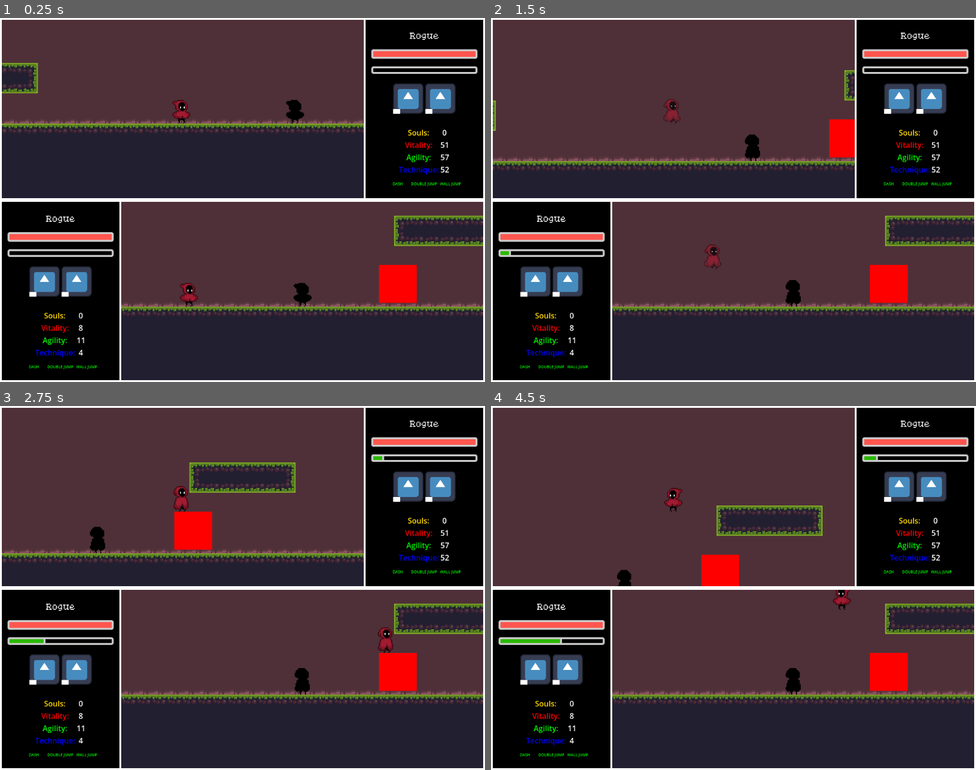
Above: before the commit, frames 1-4 (two rows, left to right).
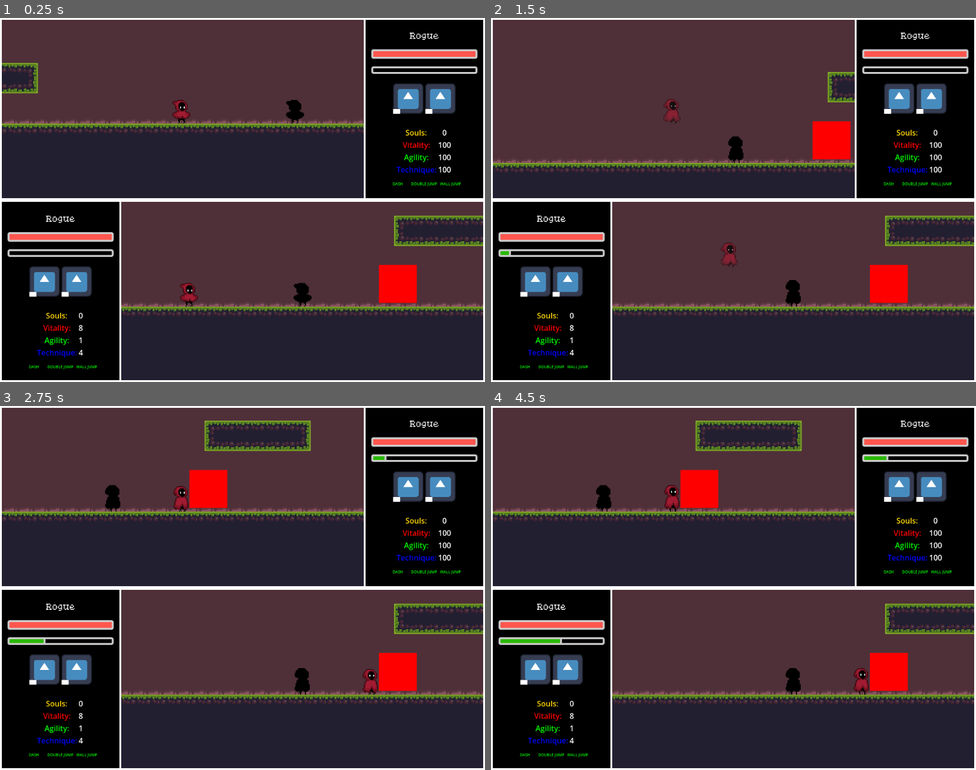
Above: after the commit, the same moments.

Repository: nu-hazd/twoPlayerMetvania
Game: Godot game, scene res://main.tscn
The game is run twice, just before and just after one commit, with the same random seed, the same clock (stepped at 60 frames per second) and the same inputs. The engine's default icon, where the game draws it, is replaced by a stand-in: a white triangle on a blue panel in a dark square.
Inputs:
- Up to frame 1 (0.25 s): no input
- Up to frame 2 (1.5 s): tap S (p1_d) at 0.6 s; tap Space (p1_jump) at 0.77, 1.07 s; tap Shift (p1_dash) at 0.8, 1.35 s
- Up to frame 3 (2.75 s): tap Space (p1_jump) at 1.52, 1.82 s; tap A (p1_l) at 1.55, 2.1 s; tap D (p1_r) at 2.3 s
- Up to frame 4 (4.5 s): tap D (p1_r) at 2.85 s; tap Space (p1_jump) at 3.02, 3.32, 3.77, 4.07 s; tap W (p1_u) at 3.05, 3.6 s; tap C (p1_w1) at 3.8, 4.35 s

The runs differ from the first frame. In frame 1, 0.7% of the frame differs, in the area x 7-93%, y 30-94%; in frame 2, 4.3%; in frame 3, 14%; in frame 4, 19%, in the area x 0-93%, y 4-94%.

Commit message:
alpha 1.1
-Reduced base player movement speed and jump power.
-Slightly increased air friction.
-Increased stamina cost for actions.
-Dash velocity scales with AGILITY.
-Dash jump cancel requires double jump and consumes it.
-Dash jump cancel speed scales with AGILITY.
-Reduced amount of bonus JUMP_POWER gained from AGILITY.
-Reduced amount of bonus MOVEMENT_SPEED gained from AGILITY.
-Wall jump scales with AGILITY.

Diff:
--- a/Resources/PlayerStatScalingCurves/groundSpeedScaling.tres
+++ b/Resources/PlayerStatScalingCurves/groundSpeedScaling.tres
@@ -1,6 +1,6 @@
 [gd_resource type="Curve" format=3 uid="uid://brodjqy8aescu"]
 
 [resource]
-_limits = [0.0, 200.0, 1.0, 100.0]
-_data = [Vector2(1, 9), 0.0, 0.0, 0, 0, Vector2(26, 92), 0.0, 0.0, 0, 0, Vector2(77, 155.056), 0.0, 0.0, 0, 0, Vector2(100, 200), 0.0, 0.0, 0, 0]
-point_count = 4
+_limits = [0.0, 150.0, 1.0, 100.0]
+_data = [Vector2(1, 9), 0.0, 0.0, 0, 0, Vector2(32, 46), 0.0, 0.0, 0, 0, Vector2(61, 109), 0.0, 0.0, 0, 0, Vector2(81, 125), 0.0, 0.0, 0, 0, Vector2(100, 150), 0.0, 0.0, 0, 0]
+point_count = 5
--- a/Resources/PlayerStatScalingCurves/jumpPowerScaling.tres
+++ b/Resources/PlayerStatScalingCurves/jumpPowerScaling.tres
@@ -1,6 +1,6 @@
 [gd_resource type="Curve" format=3 uid="uid://buo3rdnk7j12n"]
 
 [resource]
-_limits = [0.0, 150.0, 1.0, 100.0]
-_data = [Vector2(1, 0), 0.0, 0.0, 0, 0, Vector2(100, 150), 0.0, 0.0, 0, 0]
+_limits = [0.0, 100.0, 1.0, 100.0]
+_data = [Vector2(1, 0), 0.0, 0.0, 0, 0, Vector2(100, 100), 0.0, 0.0, 0, 0]
 point_count = 2
--- a/Resources/Scripts/playerControl.gd
+++ b/Resources/Scripts/playerControl.gd
@@ -1,5 +1,10 @@
 extends Resource
 class_name PlayerControls
-
-@export var playerIndex : int = 0
-@export var playerInputArray : Array[String] = ["p1_l", "p1_r", "p1_d", "p1_jump", "p1_dash","p1_u","p1_w1","p1_w2"]
+@export var left : String = "p1_l"
+@export var right : String = "p1_r"
+@export var up : String = "p1_u"
+@export var down : String = "p1_d"
+@export var jump : String = "p1_jump"
+@export var dash : String = "p1_dash"
+@export var useWeapon1 : String = "p1_w1"
+@export var useWeapon2 : String = "p1_w2"
--- a/Resources/playerTwo.tres
+++ b/Resources/playerTwo.tres
@@ -4,6 +4,12 @@
 
 [resource]
 script = ExtResource("1_avasd")
-playerIndex = 1
-playerInputArray = Array[String](["p2_l", "p2_r", "p2_d", "p2_jump", "p2_dash", "p2_u", "p2_w1", "p2_w2"])
+left = "p2_l"
+right = "p2_r"
+up = "p2_u"
+down = "p2_d"
+jump = "p2_jump"
+dash = "p2_dash"
+useWeapon1 = "p2_w1"
+useWeapon2 = "p2_w2"
 metadata/_custom_type_script = "uid://bqrcr15qrwwoq"
--- a/Scenes/Entities/player.tscn
+++ b/Scenes/Entities/player.tscn
@@ -14,91 +14,12 @@
 [ext_resource type="Curve" uid="uid://buo3rdnk7j12n" path="res://Resources/PlayerStatScalingCurves/jumpPowerScaling.tres" id="8_fs7ks"]
 [ext_resource type="Curve" uid="uid://5g7gutyi2v2o" path="res://Resources/PlayerStatScalingCurves/dashCooldownScaling.tres" id="9_l6n3p"]
 [ext_resource type="Script" uid="uid://dpt8w24d4nlvq" path="res://Scripts/Weapon/weaponArmory.gd" id="11_fd4e3"]
-[ext_resource type="Script" uid="uid://ii0bss66x0y0" path="res://Scripts/Weapon/Melee/meleeWeapon.gd" id="12_p6fni"]
-[ext_resource type="Resource" uid="uid://csjnxueqvb47c" path="res://Resources/Weapon/WeaponInformation/starterSword.tres" id="13_w4uu0"]
-[ext_resource type="Texture2D" uid="uid://c4qaf53q88fkw" path="res://Assets/Weapons/SWORDS.png" id="14_abjg5"]
-[ext_resource type="PackedScene" uid="uid://cq2kowi47pv6l" path="res://Scenes/Weapons/weaponHitbox.tscn" id="15_e8wcv"]
+[ext_resource type="PackedScene" uid="uid://3kpmf5gmmdmf" path="res://Scenes/Weapons/MeleeWeapons/meleeWeaponTemplate.tscn" id="12_udx2w"]
 [ext_resource type="Script" uid="uid://cu0j8gkydkhou" path="res://Scripts/PlayerStates/wallSlide.gd" id="15_fd4e3"]
 [ext_resource type="Script" uid="uid://c7mbab3osw4ln" path="res://Scripts/PlayerStates/dash.gd" id="15_h4iuc"]
 
 [sub_resource type="RectangleShape2D" id="RectangleShape2D_6t5aa"]
 size = Vector2(18, 28)
-
-[sub_resource type="Animation" id="Animation_ytp0h"]
-length = 0.001
-tracks/0/type = "value"
-tracks/0/imported = false
-tracks/0/enabled = true
-tracks/0/path = NodePath("rotationPivot:rotation")
-tracks/0/interp = 1
-tracks/0/loop_wrap = true
-tracks/0/keys = {
-"times": PackedFloat32Array(0),
-"transitions": PackedFloat32Array(1),
-"update": 0,
-"values": [-0.32357672]
-}
-tracks/1/type = "value"
-tracks/1/imported = false
-tracks/1/enabled = true
-tracks/1/path = NodePath("rotationPivot/hitboxes/0:monitoring")
-tracks/1/interp = 1
-tracks/1/loop_wrap = true
-tracks/1/keys = {
-"times": PackedFloat32Array(0),
-"transitions": PackedFloat32Array(1),
-"update": 1,
-"values": [true]
-}
-
-[sub_resource type="Animation" id="Animation_rhve7"]
-resource_name = "attack"
-length = 0.3
-step = 0.1
-tracks/0/type = "value"
-tracks/0/imported = false
-tracks/0/enabled = true
-tracks/0/path = NodePath("rotationPivot:rotation")
-tracks/0/interp = 1
-tracks/0/loop_wrap = true
-tracks/0/keys = {
-"times": PackedFloat32Array(0, 0.3),
-"transitions": PackedFloat32Array(1, 1),
-"update": 0,
-"values": [-0.5061454830783556, 2.0943951023931953]
-}
-tracks/1/type = "method"
-tracks/1/imported = false
-tracks/1/enabled = true
-tracks/1/path = NodePath(".")
-tracks/1/interp = 1
-tracks/1/loop_wrap = true
-tracks/1/keys = {
-"times": PackedFloat32Array(0.3),
-"transitions": PackedFloat32Array(1),
-"values": [{
-"args": [],
-"method": &"applyCooldown"
-}]
-}
-tracks/2/type = "value"
-tracks/2/imported = false
-tracks/2/enabled = true
-tracks/2/path = NodePath("rotationPivot/hitboxes/0:monitoring")
-tracks/2/interp = 1
-tracks/2/loop_wrap = true
-tracks/2/keys = {
-"times": PackedFloat32Array(0, 0.3),
-"transitions": PackedFloat32Array(1, 1),
-"update": 1,
-"values": [true, false]
-}
-
-[sub_resource type="AnimationLibrary" id="AnimationLibrary_v23wy"]
-_data = {
-&"RESET": SubResource("Animation_ytp0h"),
-&"attack": SubResource("Animation_rhve7")
-}
 
 [sub_resource type="Animation" id="Animation_6t5aa"]
 length = 0.001
@@ -631,38 +552,12 @@
 
 [node name="RemoteTransform2D" type="RemoteTransform2D" parent="." unique_id=635894924]
 
-[node name="WeaponArmory" type="Node2D" parent="." unique_id=916014367 node_paths=PackedStringArray("user", "currentWeapons")]
+[node name="WeaponArmory" type="Node2D" parent="." unique_id=916014367 node_paths=PackedStringArray("user")]
 script = ExtResource("11_fd4e3")
 user = NodePath("..")
-currentWeapons = [NodePath("sword")]
 metadata/_custom_type_script = "uid://dpt8w24d4nlvq"
 
-[node name="sword" type="Node2D" parent="WeaponArmory" unique_id=1808072781]
-script = ExtResource("12_p6fni")
-info = ExtResource("13_w4uu0")
-metadata/_custom_type_script = "uid://j1vk8qinul3f"
-
-[node name="rotationPivot" type="Marker2D" parent="WeaponArmory/sword" unique_id=291989916]
-position = Vector2(6.0000005, -2.3841858e-07)
-rotation = -0.32357672
-
-[node name="texture" type="Sprite2D" parent="WeaponArmory/sword/rotationPivot" unique_id=713524184]
-position = Vector2(6, -6)
-texture = ExtResource("14_abjg5")
-region_enabled = true
-region_rect = Rect2(0, 0, 32, 32.043)
-
-[node name="hitboxes" type="Node2D" parent="WeaponArmory/sword/rotationPivot" unique_id=813477077]
-position = Vector2(6, -6)
-
-[node name="0" parent="WeaponArmory/sword/rotationPivot/hitboxes" unique_id=1679352974 instance=ExtResource("15_e8wcv")]
-monitoring = true
-
-[node name="CollisionPolygon2D" type="CollisionPolygon2D" parent="WeaponArmory/sword/rotationPivot/hitboxes/0" unique_id=1871438314]
-polygon = PackedVector2Array(-6, 3, -6, -1, 9, -15, 15, -15, 15, -8, -1, 6, -5, 5)
-
-[node name="swing" type="AnimationPlayer" parent="WeaponArmory/sword" unique_id=1324418031]
-libraries/ = SubResource("AnimationLibrary_v23wy")
+[node name="sword" parent="WeaponArmory" unique_id=1808072781 instance=ExtResource("12_udx2w")]
 
 [node name="AnimationPlayer" type="AnimationPlayer" parent="." unique_id=632191384]
 libraries/ = SubResource("AnimationLibrary_gymyn")
--- a/Scenes/Weapons/MeleeWeapons/meleeWeaponTemplate.tscn
+++ b/Scenes/Weapons/MeleeWeapons/meleeWeaponTemplate.tscn
@@ -100,6 +100,7 @@
 position = Vector2(6, -6)
 
 [node name="0" parent="rotationPivot/hitboxes" unique_id=1679352974 instance=ExtResource("3_v23wy")]
+monitoring = true
 
 [node name="CollisionPolygon2D" type="CollisionPolygon2D" parent="rotationPivot/hitboxes/0" unique_id=1871438314]
 polygon = PackedVector2Array(-6, 3, -6, -1, 9, -15, 15, -15, 15, -8, -1, 6, -5, 5)
--- a/Scenes/World/room.tscn
+++ b/Scenes/World/room.tscn
@@ -23,7 +23,7 @@
 [node name="playerOne" parent="." unique_id=1706995446 instance=ExtResource("2_0xm2m")]
 position = Vector2(-120, -24)
 playerControls = ExtResource("4_gkney")
-baseStats = Array[int]([0, 0, 0, 50, 50, 50, 10, 5, 1, 100, 90, 300, -200, 250, 1, 1, 1])
+baseStats = Array[int]([0, 0, 0, 100, 100, 100, 10, 5, 1, 100, 90, 300, -200, 250, 1, 1, 1])
 
 [node name="playerTwo" parent="." unique_id=2039806777 instance=ExtResource("2_0xm2m")]
 modulate = Color(0, 0, 0, 1)
--- a/Scripts/Entities/player.gd
+++ b/Scripts/Entities/player.gd
@@ -24,7 +24,7 @@
 	0,		0,
 	1,		1,		1,
 	10,		5,		1,
-	100,	90,		300,	-200,	250,
+	50,		90,  	300,	-125,	300,
 	0,		0,		0	]
 var stats : Array[int]
 
@@ -38,6 +38,7 @@
 var disableWalljump : float = 0
 func _ready() -> void:
 	stats = baseStats
+	weapon_armory.initSystem()
 	randomizeStats()
 	updateStats()
 	stats[STATS.CURRENT_HEALTH] = stats[STATS.MAX_HEALTH]
@@ -46,15 +47,15 @@
 		state.player = self
 	state_machine.ready()
 func _physics_process(delta: float) -> void:
-	weapon_armory.useDirection = Input.get_vector(playerControls.playerInputArray[0],playerControls.playerInputArray[1],playerControls.playerInputArray[5],playerControls.playerInputArray[3])
+	weapon_armory.useDirection = Input.get_vector(playerControls.left,playerControls.right,playerControls.up,playerControls.down)
 	if not weapon_armory.useDirection.x:
 		weapon_armory.useDirection = Vector2(lastDirection,weapon_armory.useDirection.y)
-	if Input.is_action_just_pressed(playerControls.playerInputArray[6]):
+	if Input.is_action_just_pressed(playerControls.useWeapon1):
 		weapon_armory.useWeapon(0)
-	if Input.is_action_just_pressed(playerControls.playerInputArray[7]):
+	if Input.is_action_just_pressed(playerControls.useWeapon2):
 		weapon_armory.useWeapon(1)
 
-	if Input.is_action_just_pressed(playerControls.playerInputArray[3]):
+	if Input.is_action_just_pressed(playerControls.jump):
 		wantsJump = 0.1
 	if velocity.x:
 		lastDirection = sign(velocity.x)
@@ -116,4 +117,4 @@
 	setStat(STATS.HAS_WALL_JUMP, 1)
 	improveAttribute(STATS.VITALITY, randi_range(0, 10))
 	improveAttribute(STATS.TECHNIQUE, randi_range(0, 10))
-	improveAttribute(STATS.AGILITY, randi_range(0, 10))
+	improveAttribute(STATS.AGILITY, 0)
--- a/Scripts/PlayerStates/air.gd
+++ b/Scripts/PlayerStates/air.gd
@@ -2,14 +2,14 @@
 
 var gravity : int = 400
 @export var airAcceleration : float = 0.02
-@export var airFriction : float = 0.001
+@export var airFriction : float = 0.005
 
 func onEnter() -> void:
 	animHandler.set("parameters/conditions/air", true)
 	animHandler.set("parameters/air/blend_position", sign(player.velocity.y))
 
 func process(_delta : float) -> void:
-	var dirX : float = Input.get_axis(player.playerControls.playerInputArray[0],player.playerControls.playerInputArray[1])
+	var dirX : float = Input.get_axis(player.playerControls.left,player.playerControls.right)
 	if dirX:
 		player.velocity.x = lerp(player.velocity.x, dirX * player.getStat(player.STATS.AIR_SPEED), airAcceleration)
 	else:
@@ -19,10 +19,10 @@
 		player.wantsJump = false
 		player.usedDoubleJump = true
 		player.velocity.y = player.getStat(Player.STATS.JUMP_POWER)/1.3
-		player.consumeStamina(1)
-	if Input.is_action_just_pressed(player.playerControls.playerInputArray[2]):
+		player.consumeStamina(2)
+	if Input.is_action_just_pressed(player.playerControls.down):
 		player.velocity.y += player.getStat(Player.STATS.FAST_FALL)*_delta
-	if Input.is_action_just_pressed(player.playerControls.playerInputArray[4]) && player.canDash():
+	if Input.is_action_just_pressed(player.playerControls.dash) && player.canDash():
 		nextState = $"../dash"
 	if Vector2($"../../left".is_colliding(), $"../../right".is_colliding()) and player.canWalljump():
 		nextState = $"../wallSlide"
@@ -35,5 +35,5 @@
 	animHandler.set("parameters/conditions/air", false)
 
 func _input(event: InputEvent) -> void:
-	if event.is_action_released(player.playerControls.playerInputArray[3]):
+	if event.is_action_released(player.playerControls.jump):
 		player.velocity.y *= 0.5
--- a/Scripts/PlayerStates/dash.gd
+++ b/Scripts/PlayerStates/dash.gd
@@ -8,22 +8,24 @@
 func onEnter() -> void:
 	animHandler.set("parameters/conditions/dash", true)
 	player.dashCooldown = float(player.getStat(Player.STATS.DASH_COOLDOWN))/100.0
-	player.consumeStamina(2)
+	player.consumeStamina(5)
 	player.set_collision_mask_value(2, false)
 	player.iFrames = 0.25
 	player.velocity.y = 0
 	duration = dashDuration
-	enterDir = Input.get_axis(player.playerControls.playerInputArray[0],player.playerControls.playerInputArray[1])
+	enterDir = Input.get_axis(player.playerControls.left,player.playerControls.right)
 	if not enterDir:
 		enterDir = player.lastDirection
 
 func process(_delta : float) -> void:
 	duration -= _delta
-	player.velocity.x = enterDir*dashSpeed
-	if player.wantsJump:
+	player.velocity.x = enterDir*dashSpeed * (1 + float(player.getStat(Player.STATS.AGILITY))/200.0)
+	if player.wantsJump and player.canDoubleJump():
+		player.consumeStamina(1)
 		player.velocity.y = player.getStat(Player.STATS.JUMP_POWER)/3.0
-		player.velocity.x =enterDir*dashSpeed*2
+		player.velocity.x =enterDir*dashSpeed*(1 + float(player.getStat(Player.STATS.AGILITY))/100.0)
 		player.wantsJump = false
+		player.usedDoubleJump = true
 		nextState = $"../air"
 	if player.is_on_wall() and not player.canWalljump():
 		nextState = $"../ground"
--- a/Scripts/PlayerStates/ground.gd
+++ b/Scripts/PlayerStates/ground.gd
@@ -22,13 +22,11 @@
 		nextState = $"../air"
 	if player.wantsJump and player.getStat(Player.STATS.CURRENT_STAMINA) >= 1:
 		player.wantsJump = 0
-		player.consumeStamina(1)
+		player.consumeStamina(2)
 		player.velocity.y = player.getStat(Player.STATS.JUMP_POWER)
-	if Input.is_action_just_pressed(player.playerControls.playerInputArray[4]):
-		var here
-		if player.canDash():
+	if Input.is_action_just_pressed(player.playerControls.dash) and player.canDash():
 			nextState = $"../dash"
-	var dirX : float = Input.get_axis(player.playerControls.playerInputArray[0],player.playerControls.playerInputArray[1])
+	var dirX : float = Input.get_axis(player.playerControls.left,player.playerControls.right)
 	if dirX:
 		player.velocity.x = lerp(player.velocity.x, dirX * player.getStat(player.STATS.GROUND_SPEED), groundAcceleration)
 	else:
--- a/Scripts/PlayerStates/wallSlide.gd
+++ b/Scripts/PlayerStates/wallSlide.gd
@@ -4,7 +4,6 @@
 
 @export var clingGravity : int = 100
 @export var clingGravityIfUp : int = 300
-@export var jumpKickStrength : Vector2i = Vector2i(100,-200)
 @export var unclingSpeed : int = 50
 var enterWallDir : float
 func onEnter() -> void:
@@ -21,14 +20,14 @@
 	if not collidingWithWalls:
 		nextState = $"../air"
 	elif player.wantsJump and player.getStat(Player.STATS.CURRENT_STAMINA) >=1:
-		player.consumeStamina(1)
+		player.consumeStamina(2)
 		player.wantsJump = 0
-		player.velocity = jumpKickStrength*Vector2i(-collidingWithWalls,1)
+		player.velocity = Vector2(-sign(collidingWithWalls) * player.getStat(Player.STATS.GROUND_SPEED), player.getStat(Player.STATS.JUMP_POWER)*.75)
 		nextState = $"../air"
-	elif Input.is_action_just_pressed(player.playerControls.playerInputArray[4]) and player.canDash() and Input.get_axis(player.playerControls.playerInputArray[0],player.playerControls.playerInputArray[1]) != enterWallDir:
+	elif Input.is_action_just_pressed(player.playerControls.dash) and player.canDash() and Input.get_axis(player.playerControls.left,player.playerControls.right) != enterWallDir:
 		nextState = $"../dash"
-	elif Input.get_axis(player.playerControls.playerInputArray[0],player.playerControls.playerInputArray[1]) != enterWallDir:
-		player.velocity.x = Input.get_axis(player.playerControls.playerInputArray[0],player.playerControls.playerInputArray[1])*unclingSpeed
+	elif Input.get_axis(player.playerControls.left,player.playerControls.right) != enterWallDir:
+		player.velocity.x = Input.get_axis(player.playerControls.left,player.playerControls.right)*unclingSpeed
 	elif player.is_on_floor():
 		nextState  = $"../dash"
 	if player.velocity.y < 0:
--- a/Scripts/Weapon/Melee/meleeWeapon.gd
+++ b/Scripts/Weapon/Melee/meleeWeapon.gd
@@ -6,6 +6,8 @@
 
 func _ready() -> void:
 	self.visible = false
+	for hitbox : WeaponHitbox in hitboxes:
+		hitbox.monitoring = false
 	for child : WeaponHitbox in hitboxes:
 		child.entityEnteredHitbox.connect(onWeaponHitboxContact)
 func use(_direction : Vector2) -> void:
@@ -25,6 +27,7 @@
 	for hitbox : WeaponHitbox in hitboxes:
 		for mask : int in collisionMasks:
 			hitbox.set_collision_mask_value(mask, true)
+
 func onWeaponHitboxContact(entity, _hitboxID : String) -> void:
 	if entity not in interactedEntities:
 		if entity is Enemy:
--- a/Scripts/Weapon/weaponArmory.gd
+++ b/Scripts/Weapon/weaponArmory.gd
@@ -6,8 +6,9 @@
 var useDirection : Vector2 = Vector2.RIGHT
 @export var currentWeapons : Array[Weapon]
 
-func _ready() -> void:
-	await  user.ready
+func initSystem() -> void:
+	for child : Weapon in self.get_children():
+		currentWeapons.push_back(child)
 	updateWeapons()
 func _process(delta: float) -> void:
 	for weapon : Weapon in currentWeapons:
